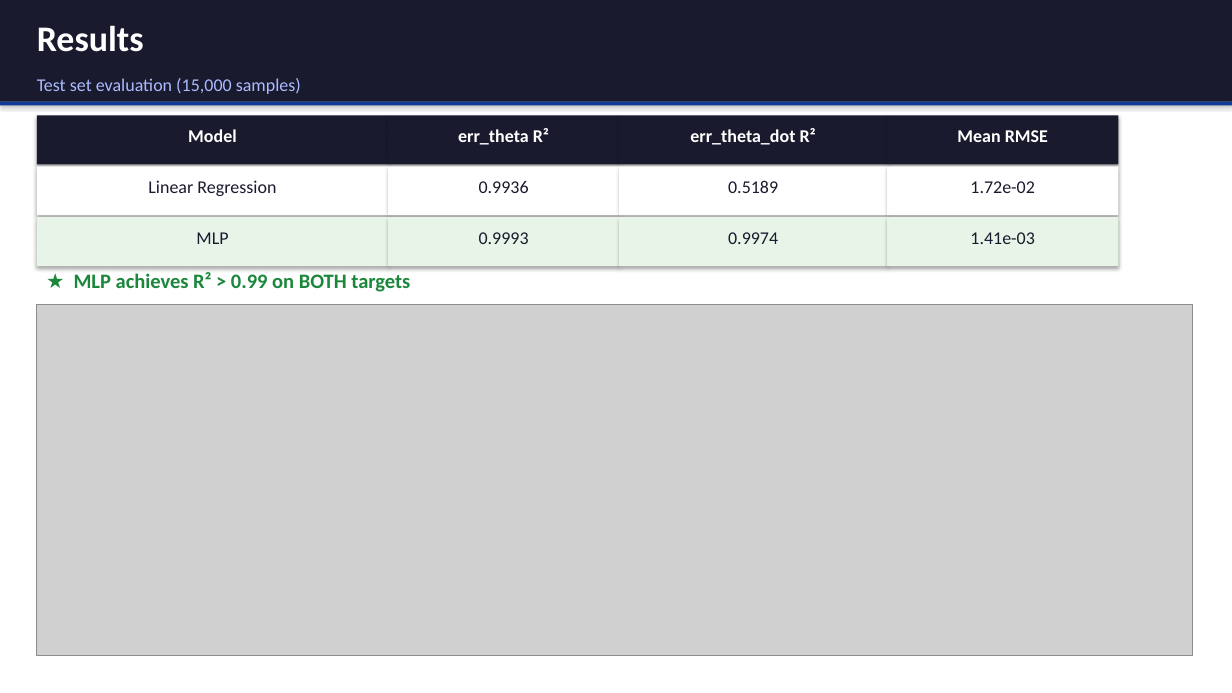
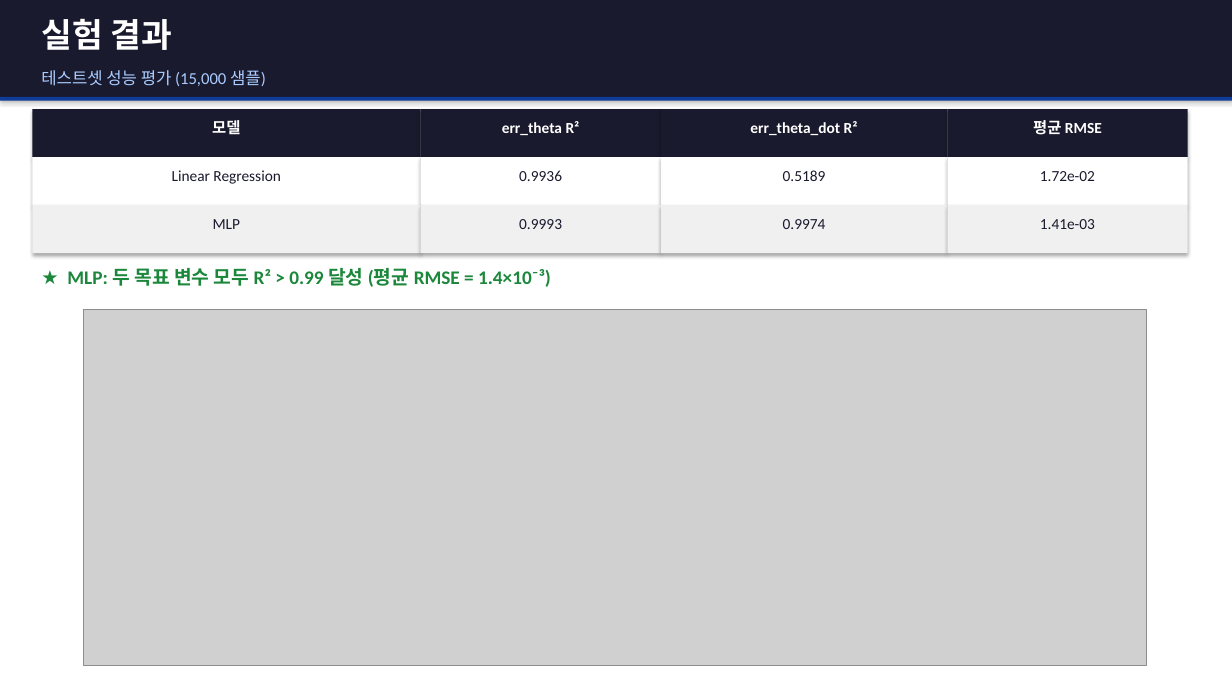
Before and after one commit to CupidJang/my_ml_project, a slide deck: slide 6 of report/ML_Term_Project_Slides.pptx. Drawn at 1232x693 pixels with LibreOffice and Linux fonts; fonts in the diff are those of the drawing; grey boxes stand for pictures. Boxes give left, top, right and bottom in pixels: in the first picture for what was removed or moved away, otherwise in the second. Text is boxed around its words. In the diff, an @@ line names an element or a change of style, - is before the commit and + after.

```diff
--- a/report/ML_Term_Project_Slides.pptx
+++ b/report/ML_Term_Project_Slides.pptx
@@ rectangle resized from (x1=0, y1=0, x2=1232, y2=102) to (x1=0, y1=0, x2=1232, y2=97) @@
@@ text at (x1=41, y1=18, x2=171, y2=50): text changed; size 28 to 26 pt @@
-Results
+실험 결과
@@ text at (x1=41, y1=70, x2=266, y2=86): text changed; size 14 to 13 pt; text colour #AABBFF to #AACCFF @@
-Test set evaluation (15,000 samples)
+테스트셋 성능 평가 (15,000 샘플)
@@ rectangle moved from (x1=0, y1=102, x2=1232, y2=105) to (x1=0, y1=97, x2=1232, y2=101) @@
@@ rectangle resized from (x1=37, y1=116, x2=388, y2=165) to (x1=32, y1=109, x2=421, y2=157) @@
@@ rectangle resized from (x1=388, y1=116, x2=619, y2=165) to (x1=421, y1=109, x2=661, y2=157) @@
@@ text "err_theta R²" moved from (x1=458, y1=128, x2=549, y2=145) to (x1=502, y1=121, x2=580, y2=135) @@
@@ rectangle resized from (x1=619, y1=116, x2=887, y2=165) to (x1=661, y1=109, x2=947, y2=157) @@
@@ text "err_theta_dot R²" moved from (x1=690, y1=128, x2=816, y2=145) to (x1=750, y1=121, x2=858, y2=135) @@
@@ rectangle resized from (x1=887, y1=116, x2=1118, y2=165) to (x1=947, y1=109, x2=1188, y2=157) @@
@@ text at (x1=212, y1=120, x2=240, y2=135): text changed; size 14 to 12 pt @@
-Model
+모델
@@ text at (x1=1033, y1=120, x2=1102, y2=135): text changed; size 14 to 12 pt @@
-Mean RMSE
+평균 RMSE
@@ rectangle resized from (x1=37, y1=166, x2=388, y2=215) to (x1=32, y1=157, x2=421, y2=205) @@
@@ text "Linear Regression" moved from (x1=148, y1=180, x2=276, y2=196) to (x1=172, y1=170, x2=280, y2=184) @@
@@ rectangle resized from (x1=388, y1=166, x2=619, y2=215) to (x1=421, y1=157, x2=661, y2=205) @@
@@ text "0.9936" moved from (x1=479, y1=181, x2=529, y2=193) to (x1=519, y1=170, x2=562, y2=181) @@
@@ rectangle resized from (x1=619, y1=166, x2=887, y2=215) to (x1=661, y1=157, x2=947, y2=205) @@
@@ text "0.5189" moved from (x1=728, y1=180, x2=778, y2=193) to (x1=783, y1=170, x2=826, y2=181) @@
@@ rectangle resized from (x1=887, y1=166, x2=1118, y2=215) to (x1=947, y1=157, x2=1188, y2=205) @@
@@ text "1.72e-02" moved from (x1=970, y1=181, x2=1035, y2=193) to (x1=1040, y1=171, x2=1095, y2=181) @@
@@ rectangle resized from (x1=37, y1=217, x2=388, y2=266) to (x1=32, y1=205, x2=421, y2=253) @@
@@ rectangle resized from (x1=388, y1=217, x2=619, y2=266) to (x1=421, y1=205, x2=661, y2=253) @@
@@ rectangle resized from (x1=619, y1=217, x2=887, y2=266) to (x1=661, y1=205, x2=947, y2=253) @@
@@ fill #E8F4E8 to #F0F0F0 in 4 elements at (x1=32, y1=205, x2=421, y2=253), (x1=421, y1=205, x2=661, y2=253), (x1=661, y1=205, x2=947, y2=253), (x1=947, y1=205, x2=1188, y2=253) @@
@@ rectangle resized from (x1=887, y1=217, x2=1118, y2=266) to (x1=947, y1=205, x2=1188, y2=253) @@
@@ text "MLP" moved from (x1=196, y1=232, x2=228, y2=244) to (x1=213, y1=219, x2=241, y2=229) @@
@@ text "0.9993" moved from (x1=479, y1=232, x2=529, y2=244) to (x1=519, y1=219, x2=562, y2=229) @@
@@ text "0.9974" moved from (x1=728, y1=232, x2=778, y2=244) to (x1=783, y1=219, x2=826, y2=229) @@
@@ size 14 to 12 pt in 10 elements at (x1=172, y1=170, x2=280, y2=184), (x1=502, y1=121, x2=580, y2=135), (x1=213, y1=219, x2=241, y2=229), (x1=519, y1=170, x2=562, y2=181), (x1=519, y1=219, x2=562, y2=229), (x1=750, y1=121, x2=858, y2=135), (x1=783, y1=170, x2=826, y2=181), (x1=783, y1=219, x2=826, y2=229), (x1=1040, y1=171, x2=1095, y2=181), (x1=1040, y1=219, x2=1095, y2=229) @@
@@ text "1.41e-03" moved from (x1=970, y1=232, x2=1035, y2=244) to (x1=1040, y1=219, x2=1095, y2=229) @@
@@ text at (x1=67, y1=268, x2=551, y2=287): text changed; size 16 to 15 pt @@
-★ MLP achieves R² > 0.99 on BOTH targets
+★ MLP: 두 목표 변수 모두 R² > 0.99 달성 (평균 RMSE = 1.4×10⁻³)
@@ picture resized from (x1=37, y1=305, x2=1192, y2=656) to (x1=83, y1=310, x2=1146, y2=665) @@
```
Also in this commit, not shown: 8 slides added, 8 slides removed, 3 other files.
